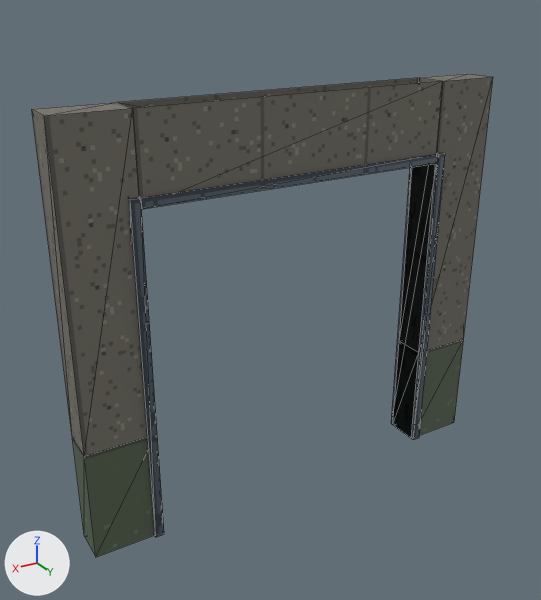
Before and after pictures for a commit that changed the glTF model game/assets/models/opening_wide.glb.
The view is the same before and after, from a 50 mm lens placed at (3.27, 5.08, 4.41), pointed at (0.23, 0.02, 1.88). Arrows for +X, +Y and +Z are at lower left; the lights stay in place. The picture after the commit comes second. Mesh edges are drawn as thin lines. Where no turn or scale is listed for an object, it has been applied to the vertices. Vertices at exactly the same position are counted once.

Names of what the first picture shows: 'opening_wide mesh'.
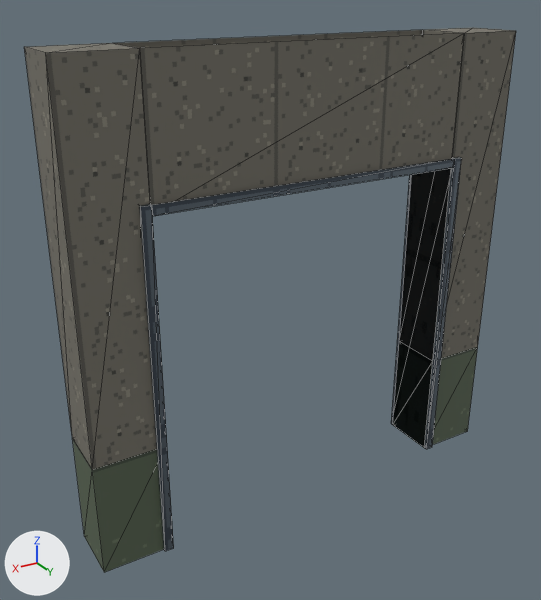
The newer file is also turned or shifted as a whole; pictures and numbers use the older file's frame.

The change, as a list of edits to the scene's bpy script:
```text
Change me_opening_wide:
    used by ob_opening_wide_mesh; location = (0.0, 0.0, 0.0)
    remove me_opening_wide.from_pydata(...)  # 48 vertices, 72 faces; spans x -2.0..2.0, y -0.18..0.18, z 0.0..3.6
    add me_opening_wide.from_pydata(...)  # 48 vertices, 72 faces; spans x -2.0..2.0, y -0.18..0.38, z 0.0..4.0
    me_opening_wide part 1: all 4 vertices in x -2.0..2.0, y -0.15, z 3.6 are moved by (0.0, 0.0, 0.4)
    me_opening_wide part 2: all 20 vertices in x -2.0..2.0, y 0.15..0.18, z 0.0..2.98 are moved by (0.0, 0.2, 0.0)
    me_opening_wide part 3: all 4 vertices in x -2.0..2.0, y 0.15, z 3.6 are moved by (0.0, 0.2, 0.4)
```

What differs and where, as boxes (x1, y1, x2, y2) in the pictures (541 x 600 px; the box of a moved part takes in the faces that stretch with it):
'opening_wide mesh', reshaped (7% wider, 13% taller): before (32, 74, 493, 557); after (24, 28, 516, 572)
part 1 of me_opening_wide, moved or reshaped: before (117, 78, 419, 108); after (115, 30, 423, 48)
part 2 of me_opening_wide, moved or reshaped: before (72, 153, 463, 557); after (72, 157, 478, 572)
part 3 of me_opening_wide, moved or reshaped: before (32, 74, 493, 456); after (24, 28, 516, 470)
